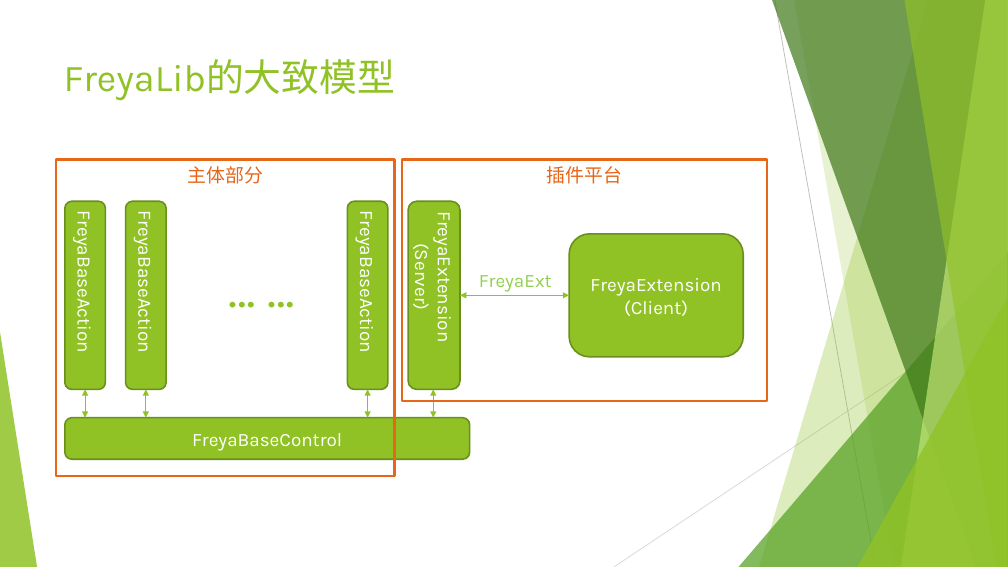
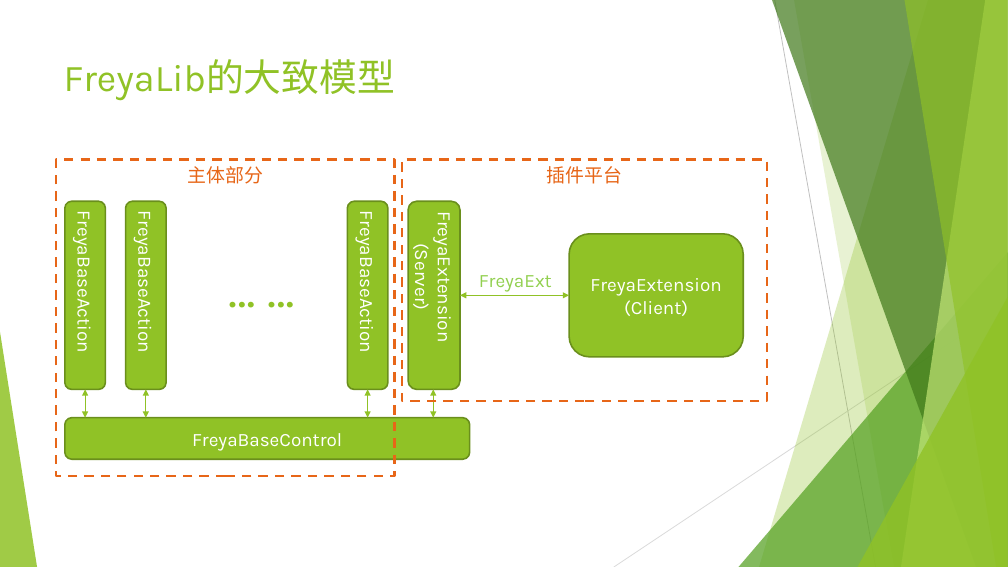
Before and after one commit to schindleren/Freya_MP, a slide deck: slide 3 of document/FreyaLib完全说明.pptx. Drawn at 1008x567 pixels with LibreOffice and Linux fonts; fonts in the diff are those of the drawing. Boxes give left, top, right and bottom in pixels: in the first picture for what was removed or moved away, otherwise in the second. Text is boxed around its words. In the diff, an @@ line names an element or a change of style, - is before the commit and + after.

```diff
--- a/document/FreyaLib完全说明.pptx
+++ b/document/FreyaLib完全说明.pptx
@@ rectangle "主体部分" at [56, 160, 395, 476]: outline #E76618 2.25 pt to #E76618 2.25 pt dashed @@
@@ rectangle "插件平台" at [402, 160, 767, 401]: outline #E76618 2.25 pt to #E76618 2.25 pt dashed @@
```
